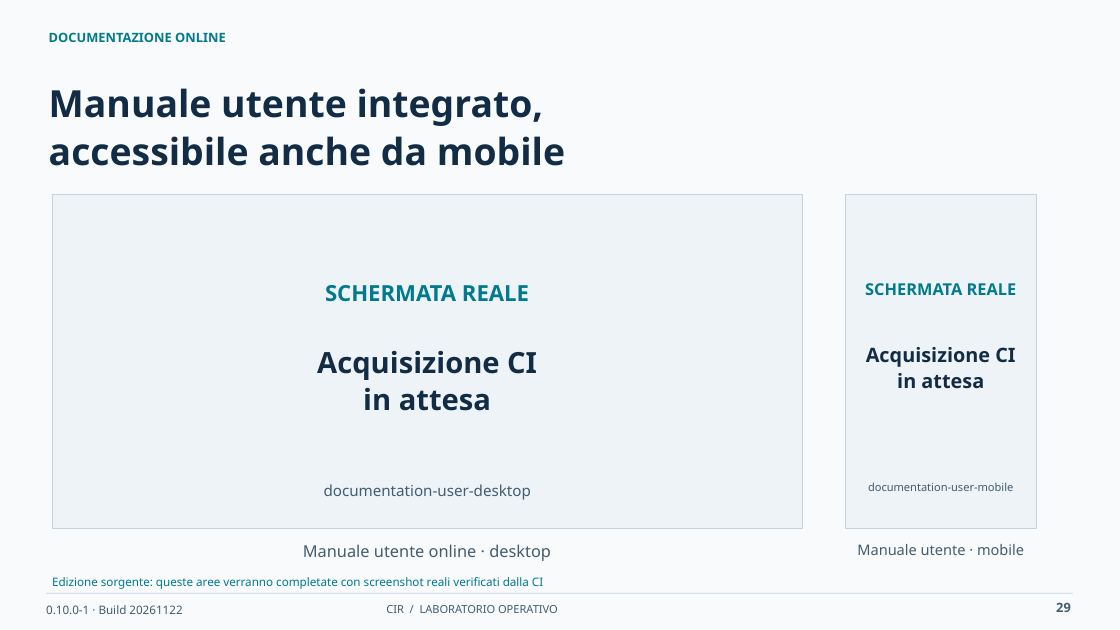
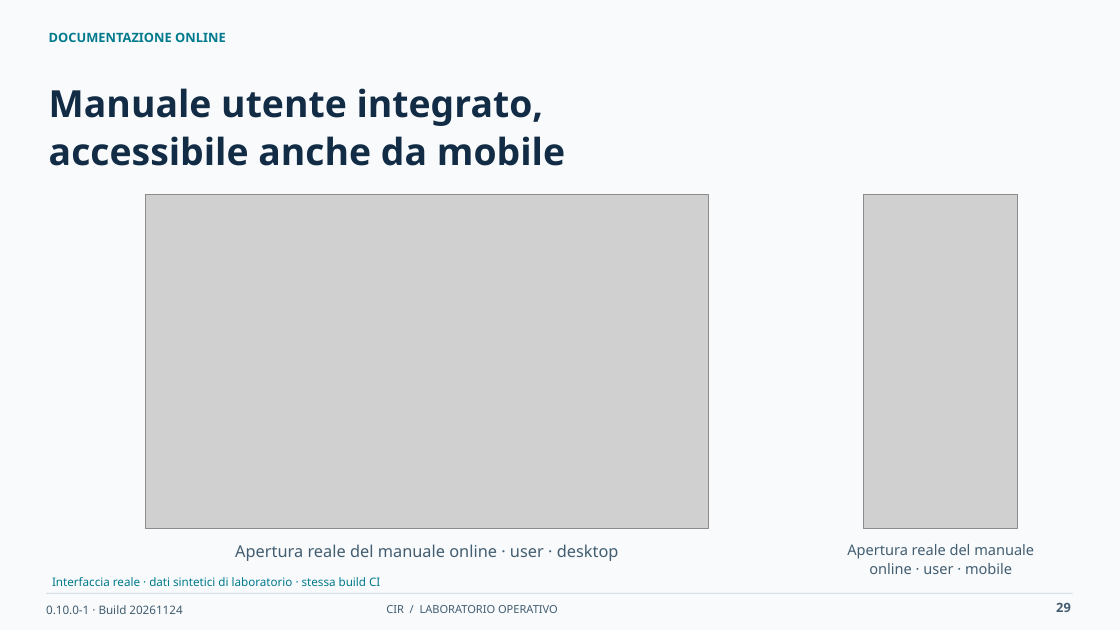
Before and after one commit to desalvo/cybersecurity-incident-registry, a slide deck: slide 29 of docs/presentation/CIR_Operational_Training_IT.pptx. Drawn at 1120x630 pixels with LibreOffice and Linux fonts; fonts in the diff are those of the drawing; grey boxes stand for pictures. Boxes give left, top, right and bottom in pixels: in the first picture for what was removed or moved away, otherwise in the second. Text is boxed around its words. In the diff, an @@ line names an element or a change of style, - is before the commit and + after.

```diff
--- a/docs/presentation/CIR_Operational_Training_IT.pptx
+++ b/docs/presentation/CIR_Operational_Training_IT.pptx
@@ rectangle removed at (52, 194, 802, 528) @@
@@ picture added at (145, 194, 708, 528) @@
@@ rectangle removed at (845, 194, 1037, 528) @@
@@ picture added at (864, 194, 1018, 528) @@
@@ text removed at (325, 285, 529, 302) @@
-SCHERMATA REALE
@@ text removed at (865, 283, 1017, 295) @@
-SCHERMATA REALE
@@ text removed at (317, 351, 537, 411) @@
-Acquisizione CI
-in attesa
@@ text removed at (866, 347, 1015, 389) @@
-Acquisizione CI
-in attesa
@@ text removed at (324, 484, 531, 500) @@
-documentation-user-desktop
@@ text removed at (868, 482, 1013, 491) @@
-documentation-user-mobile
@@ text at (235, 544, 619, 561): text changed @@
-Manuale utente online · desktop
+Apertura reale del manuale online · user · desktop
@@ text at (847, 544, 1034, 574): text changed @@
-Manuale utente · mobile
+Apertura reale del manuale online · user · mobile
@@ text at (52, 577, 380, 586): text changed @@
-Edizione sorgente: queste aree verranno completate con screenshot reali verificati dalla CI
+Interfaccia reale · dati sintetici di laboratorio · stessa build CI
@@ text at (46, 605, 182, 614): text changed @@
-0.10.0-1 · Build 20261122
+0.10.0-1 · Build 20261124
```
Also in this commit, not shown: 33 other slides changed, 37 other files.
